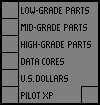
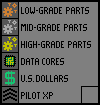
Comparing the layer stacks of the two (100, 105) images. Changes:
painted on "Background" over bbox(2, 2, 18, 103)
